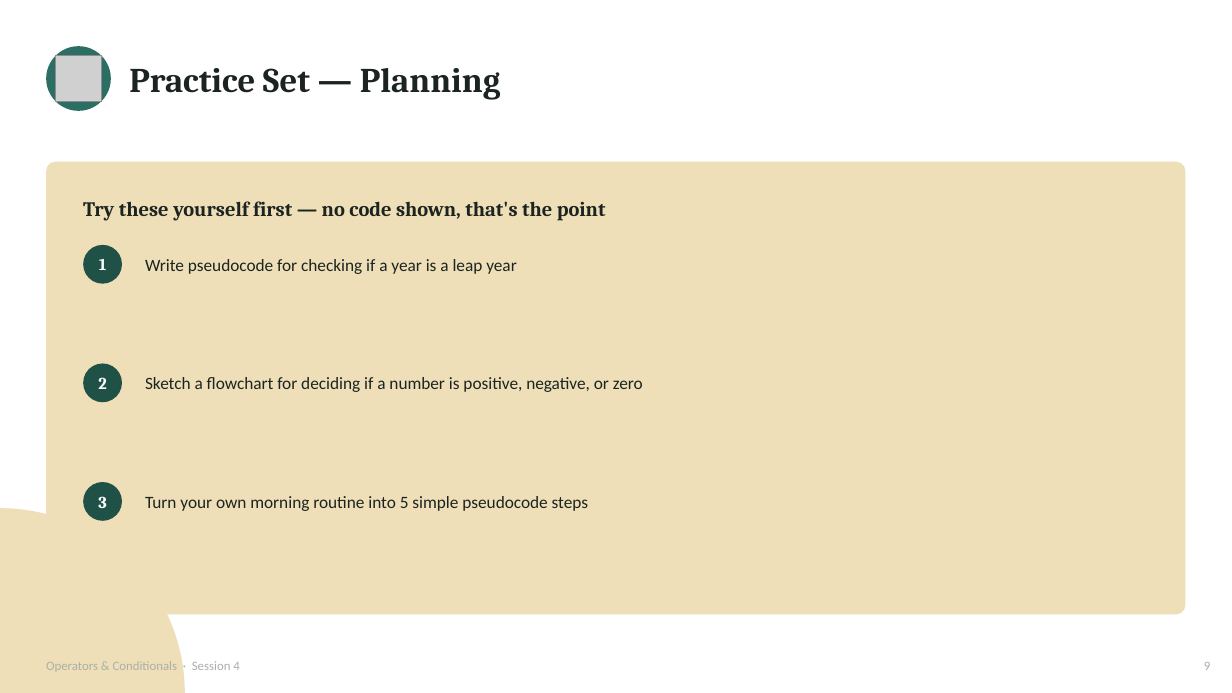
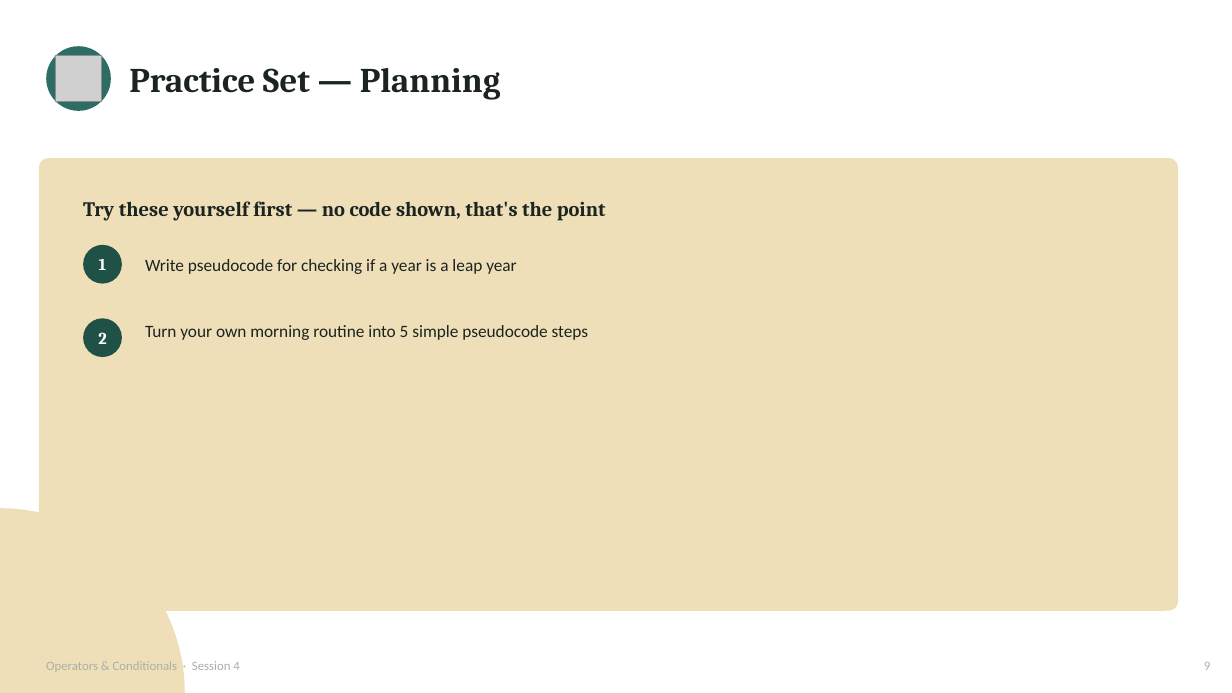
Before and after one commit to waseem-development/ai-ml-course, a slide deck: slide 6 of slides/3_session4_operators_conditionals.pptx (slide 9 before the commit). Drawn at 1232x693 pixels with LibreOffice and Linux fonts; fonts in the diff are those of the drawing; grey boxes stand for pictures. Boxes give left, top, right and bottom in pixels: in the first picture for what was removed or moved away, otherwise in the second. Text is boxed around its words. In the diff, an @@ line names an element or a change of style, - is before the commit and + after.

```diff
--- a/slides/3_session4_operators_conditionals.pptx
+++ b/slides/3_session4_operators_conditionals.pptx
@@ rounded rectangle: place and size @@
-rounded rectangle at [46,162,1186,615]
+rounded rectangle at [39,158,1178,611]
@@ text "2": place and size @@
-text "2" at [98,377,106,389]
+text "2" at [98,332,106,344]
@@ ellipse: place and size @@
-ellipse at [83,363,122,402]
+ellipse at [83,318,122,357]
@@ text "Turn your own morning routine ...": place and size @@
-text "Turn your own morning routine ..." at [145,496,588,511]
+text "Turn your own morning routine ..." at [145,325,588,340]
@@ text removed at [145,377,643,392] @@
-Sketch a flowchart for deciding if a number is positive, negative, or zero
@@ ellipse removed at [83,482,122,521] @@
@@ text removed at [98,496,106,508] @@
-3
```
Also in this commit, not shown: 41 other slides changed, 7 slides added, 5 other files.
